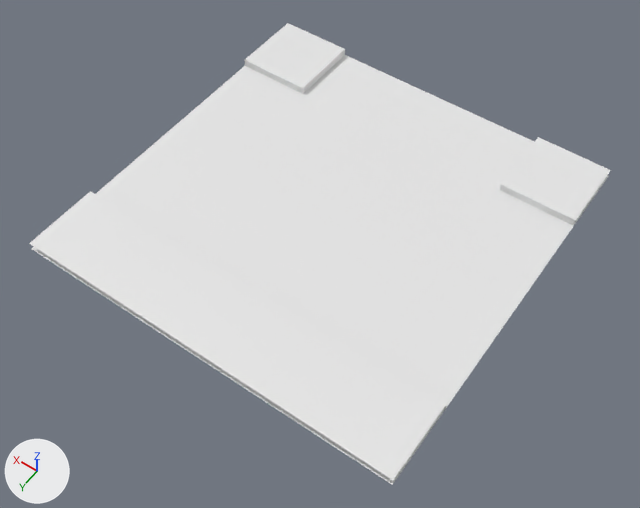
Before and after pictures for a commit that changed the FBX model Assets/Models/road2.fbx.
Before and after are seen from a 50 mm lens placed at (7.03, 11.56, 16.27), pointed at (14.69, 0.84, -0.58). Lighting does not change. The marker at lower left points along +X, +Y and +Z.
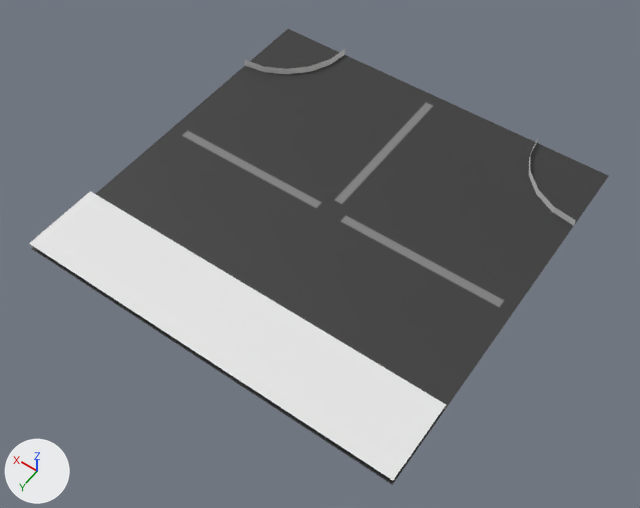
Pixel boxes [x1, y1, x2, y2] of what changed, in the pictures (640 x 508 px):
'Plane.001', reshaped: before [29, 23, 611, 485]; after [29, 29, 608, 485]
part 1 of me_plane_001, built on: before [245, 23, 611, 226]; after [245, 49, 576, 226]
part 2 of me_plane_001, recoloured (white to grey): [32, 55, 608, 485] in both

Patch to the scene script:
```diff
--- a/Assets/Models/road2.fbx.py
+++ b/Assets/Models/road2.fbx.py
@@ img_street_png @@
+img_street_png = load_image('street.png', '../Textures/street.png', 512, 512, 'sRGB')
@@ mat_walkingstreet @@
+mat_walkingstreet = principled_material('walkingstreet')
+mat_walkingstreet.base_color = (0.8, 0.8, 0.8)  # white #e7e7e7
@@ mat_road @@
+mat_road = principled_material('road')
+mat_road.texture = img_street_png
@@ me_plane_001 @@
 # used by ob_plane_001; location = (15.0, 0.0, 0.0)
 # verts and faces of me_plane_001; kept vertices keep their numbers, new ones are numbered from 24
 # before: 10 (3.0, -5.0, 0.0) at pixel (344, 54), 11 (3.0, -5.0, 0.2) at pixel (344, 49), 12 (3.0, -3.0, 0.0) at pixel (302, 93), 13 (3.0, -3.0, 0.2) at pixel (302, 88), 14 (5.0, -5.0, 0.2) at pixel (287, 22)
 # before: 15 (5.0, -3.0, 0.0) at pixel (244, 65), 16 (5.0, -3.0, 0.2) at pixel (244, 59), 17 (-5.0, -5.0, 0.2) at pixel (611, 170), 18 (-5.0, -3.0, 0.0) at pixel (573, 225), 19 (-5.0, -3.0, 0.2) at pixel (575, 220)
 # before: 20 (-3.0, -5.0, 0.0), 21 (-3.0, -5.0, 0.2) at pixel (538, 137), 22 (-3.0, -3.0, 0.0) at pixel (499, 189), 23 (-3.0, -3.0, 0.2) at pixel (500, 184)
-me_plane_001.from_pydata(...)  # 24 vertices, 9 faces; spans x -5.0..5.0, y -5.0..5.0, z 0.0..0.2
+me_plane_001.from_pydata(...)  # 36 vertices, 13 faces; spans x -5.0..5.0, y -5.0..5.0, z 0.0..0.2
+# me_plane_001 part 1
+delete_vertices([12, 13, 22, 23])  # with the faces that use them
+verts[24] = (-4.38, -3.1, 0.0)  # pixel (552, 211)
+verts[25] = (-3.82, -3.38, 0.0)  # pixel (536, 194)
+verts[26] = (-3.38, -3.82, 0.0)  # pixel (528, 176)
+verts[27] = (-3.1, -4.38, 0.0)  # pixel (529, 158)
+verts[28] = (3.1, -4.38, 0.0)  # pixel (329, 65)
+verts[29] = (3.38, -3.82, 0.0)  # pixel (309, 71)
+verts[30] = (3.82, -3.38, 0.0)  # pixel (286, 74)
+verts[31] = (4.38, -3.1, 0.0)  # pixel (264, 72)
+for new, old in zip([*range(32, 40)], [*range(24, 32)]): verts[new] = verts[old] + (0.0, 0.0, 0.2)
+faces += [(20, 27, 35, 21), (26, 34, 35, 27), (25, 33, 34, 26), (24, 32, 33, 25), (18, 19, 32, 24), (15, 31, 39, 16)]  # mat_walkingstreet (white #e7e7e7)
+faces += [(30, 38, 39, 31), (29, 37, 38, 30), (28, 36, 37, 29), (10, 11, 36, 28)]  # mat_walkingstreet (white #e7e7e7)
+# me_plane_001 part 2: 1 face spanning x -5.0..5.0, y -5.0..5.0, z 0.0 switches from no material to mat_road (picture img_street_png)
+me_plane_001.materials.append(mat_walkingstreet)  # white #e7e7e7
+me_plane_001.materials.append(mat_road)  # picture img_street_png
```
